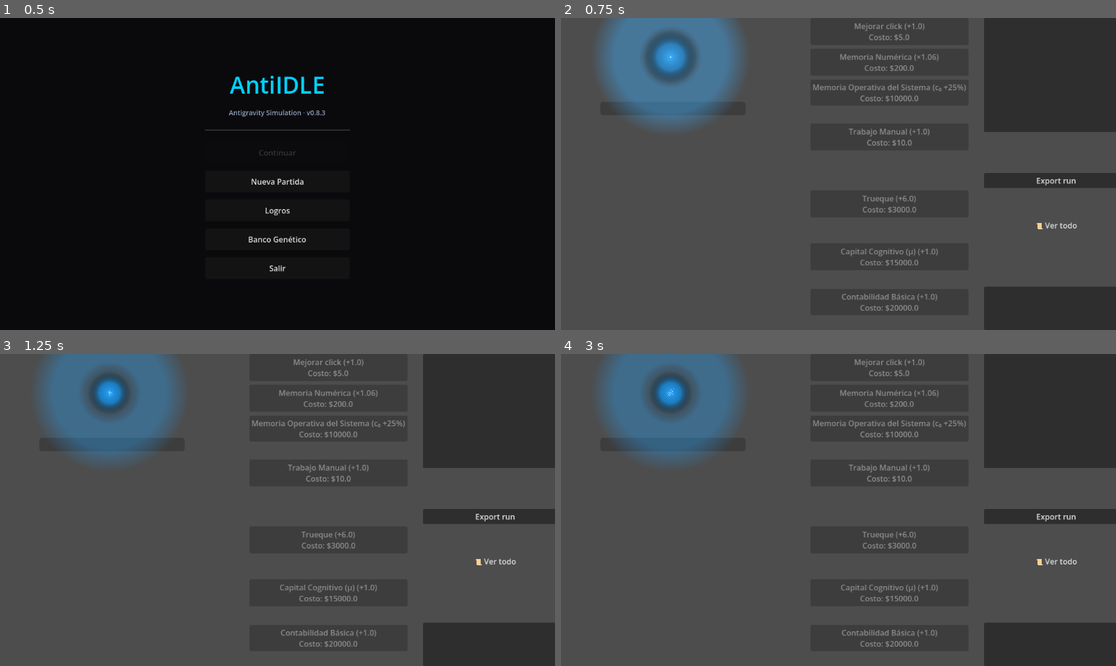
Above: before the commit, frames 1-4 (two rows, left to right).
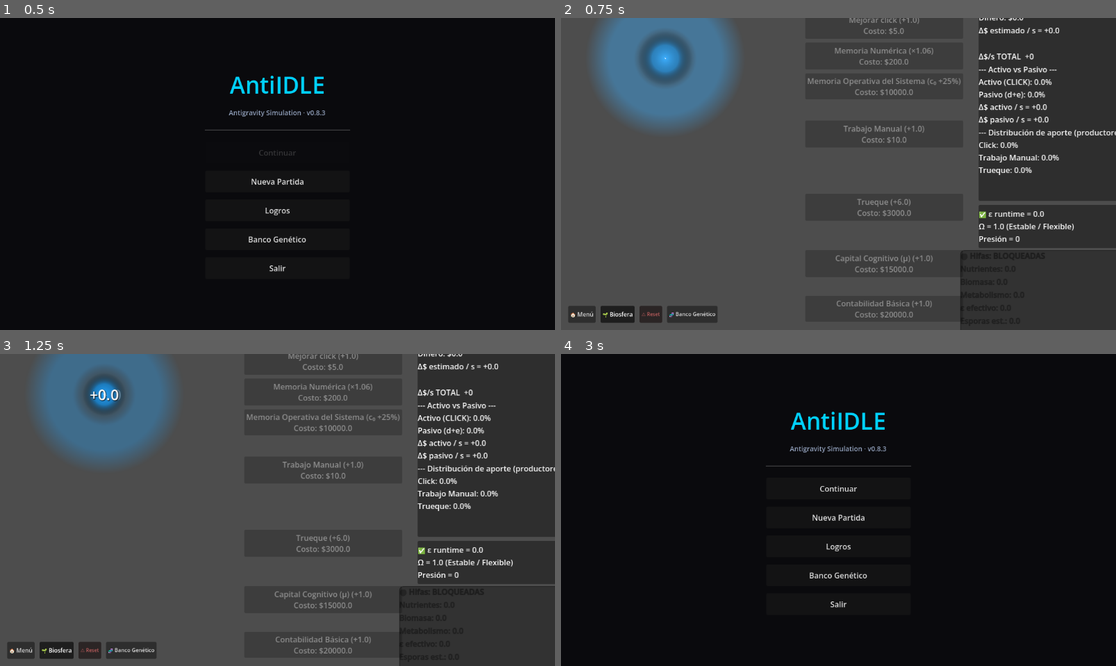
Above: after the commit, the same moments.

Repository: amurito/godot-idle-game
Game: Godot game, scene res://MainMenu.tscn
Same seed, same stepped clock (60 frames per second), same inputs: the game is played once before the commit and once after it.
Inputs (mouse positions are in pixels of both pictures, inside the frame that each line leads up to; where the layout moved, square brackets give the same spot in the first picture):
- Up to frame 1 (0.5 s): no input
- Up to frame 2 (0.75 s): click "Nueva Partida" at 0.5 s
- Up to frame 3 (1.25 s): no input
- Up to frame 4 (3 s): click (666, 394) [672, 391] at 1.25 s; click (1054, 516) at 2 s, where only the run before the commit has a clickable "Export run"; click (583, 650) at 2.75 s, where only the run after the commit has a clickable "🏠 Menú"

Frame 1 is identical in both runs. In frame 2, 17% of the frame differs, in the area x 1-100%, y 0-100%; in frame 3, 17%; in frame 4, 100%, in the area x 0-100%, y 0-100%.
Error before the commit: Parse Error: Cannot infer the type of "mu" variable because the value doesn't have a set type. (res://StructuralModel.gd:138)
Error after the commit: Invalid access to property or key 'persistence_dynamic' on a base object of type 'Nil'. (res://EconomyManager.gd:44)

Commit message:
Fix: Resolve remaining raw omega references in main.gd
- Fix omega = max(omega, 0.45) in accounting upgrade handler
- Fix omega = 1.0 / max(...) in on_logic_tick omega update
- Fix omega = EcoModel.get_omega(...) in update_epsilon_runtime
- Fix snapped(omega, 0.01) in update_epsilon_sticky
- Fix formatting issue: StructuralModel.omega> to StructuralModel.omega >

All 'omega' identifier not found errors resolved.

Co-Authored-By: Claude Sonnet 4.6 <noreply@anthropic.com>

Diff:
--- a/StructuralModel.gd
+++ b/StructuralModel.gd
@@ -135,7 +135,7 @@
 	return m.eps_model
 
 func get_k_eff() -> float:
-	var mu := main.cached_mu
+	var mu :float = main.cached_mu
 	var n_struct := get_effective_structural_n()
 	var alpha := EcoModel.get_alpha(int(n_struct))
 	var k_base := EcoModel.get_k_structural(int(n_struct))
--- a/main.gd
+++ b/main.gd
@@ -363,7 +363,7 @@
 				add_lap("💾 Memoria Operativa: c₀ incrementado un 25% (1.75)")
 		"accounting":
 			if UpgradeManager.level("accounting") == 1:
-				omega = max(omega, 0.45) # Subido de 0.38
+				StructuralModel.omega = max(StructuralModel.omega, 0.45) # Subido de 0.38
 				StructuralModel.omega_min = max(StructuralModel.omega_min, 0.45) # Limpiamos historial de errores previos
 				institutions_unlocked = true
 				StructuralModel.institution_accounting_unlocked = true
@@ -1003,7 +1003,7 @@
 	# 8) Actualizar Omega (Flexibilidad)
 	# Buff: El capital cognitivo (cached_mu) ahora ayuda a manejar la complejidad (n_struct)
 	var complexity_impact: float	 = get_effective_structural_n() / max(cached_mu, 1.0)
-	omega = 1.0 / max(1.0 + StructuralModel.epsilon_effective * complexity_impact, 0.0001)
+	StructuralModel.omega = 1.0 / max(1.0 + StructuralModel.epsilon_effective * complexity_impact, 0.0001)
 
 	# --- SHOCK TRACKING ---
 	if StructuralModel.epsilon_effective > 0.8:
@@ -1559,10 +1559,10 @@
 	# =================================================
 	# 5) Ω (flexibilidad)
 	# =================================================
-	omega = EcoModel.get_omega(StructuralModel.epsilon_runtime, k_eff, n_struct)
+	StructuralModel.omega = EcoModel.get_omega(StructuralModel.epsilon_runtime, k_eff, n_struct)
 	if not EvoManager.mutation_homeostasis:
-		# Si StructuralModel.omegaes mejor que el mínimo, el mínimo se recupera lentamente (v0.8.9)
-		if StructuralModel.omega> StructuralModel.omega_min:
+		# Si omega es mejor que el mínimo, el mínimo se recupera lentamente (v0.8.9)
+		if StructuralModel.omega > StructuralModel.omega_min:
 			StructuralModel.omega_min = move_toward(StructuralModel.omega_min, StructuralModel.omega, 0.002) # Recuperación por alivio de estrés
 	else:
 		StructuralModel.omega_min = max(StructuralModel.omega_min, 0.35)
@@ -1666,7 +1666,7 @@
 
 	var t := ""
 	t += "%s ε runtime = %s\n" % [UIManager.epsilon_flag(StructuralModel.epsilon_runtime, 0.30), snapped(StructuralModel.epsilon_runtime, 0.01)]
-	t += "Ω = %s (%s)\n" % [snapped(omega, 0.01), get_system_phase()]
+	t += "Ω = %s (%s)\n" % [snapped(StructuralModel.omega, 0.01), get_system_phase()]
 	t += "Presión = %s" % snapped(get_structural_pressure(), 1)
 
 	UIManager.epsilon_sticky_label.text = t
